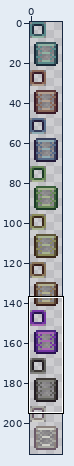
Two versions of one sprite sheet, tiles/materials/ehr_quasarglassreinforced.png. The picture above shows the old version from afar; the outline marks the close-up.
Close-up. As it was:
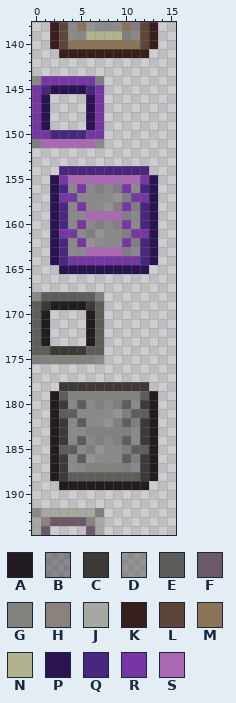
The file is 16x216 pixels. Colours within 5 levels of each other are drawn and written as one. Shown: x 0..15, y 138..194.
Palette (. is transparent): A #221c21  B #221c2164  C #3e3936  D #3e393664  E #5d5d59  F #6b5968  G #83837d  H #8c827d  J #a8a8a2  K #391f1b  L #5d4638  M #8a7559  N #b3b28f  P #291350  Q #48287e  R #7637a4  S #ab68b3
Pixels before, first column x 0:
138 ..KLBMDDBDMBLK
139 ..KLDBNNNNBBLK
140 ..KLMMMMMMMMLK
141 ...KKKKKKKKKK.
142 ..............
143 ..............
144 BRRRRRRB......
145 RQPPPPQR......
146 RP....PR......
147 RP....PR......
148 RP....PR......
149 RP....PR......
150 RRQQQQRR......
151 BSSSSSSB......
152 ..............
153 ..............
154 ...QQQQQQQQQQ.
155 ..PRSSSSSSSSRP
156 ..PQBRBBBBRDQP
157 ..PRRBDBDDBRRP
158 ..PQBRBDDBRBQP
159 ..PQDBSSSSBBQP
160 ..PQBRBBBBRDQP
161 ..PRRBBDDBBRRP
162 ..PQBRDDBDRBQP
163 ..PQDBSSSSBBQP
164 ..PQRRRRRRRRQP
165 ...PPPPPPPPPP.
166 ..............
167 ..............
168 BEEEEEEB......
169 ECAAAACE......
170 EA....AE......
171 EA....AE......
172 EA....AE......
173 EA....AE......
174 EECCCCEE......
175 BGGGGGGB......
176 ..............
177 ..............
178 ...CCCCCCCCCC.
179 ..AEGGGGGGGGEA
180 ..ACBEBBBBEDCA
181 ..AEEBDBDDBEEA
182 ..ACBEBDDBEBCA
183 ..ACDBGGGGBBCA
184 ..ACBEBBBBEDCA
185 ..AEEBBDDBBEEA
186 ..ACBEDDBDEBCA
187 ..ACDBGGGGBBCA
188 ..ACEEEEEEEECA
189 ...AAAAAAAAAA.
190 ..............
191 ..............
192 BJJJJJJB......
193 JHFFFFHJ......
194 JF....FJ......
Once edited:
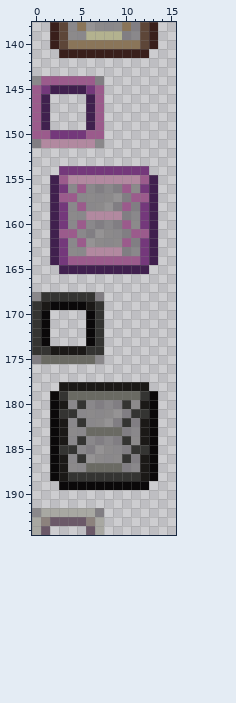
The edit:
{"colour":"A","old":"#221c21","new":"#0b090a"}
{"colour":"C","old":"#3e3936","new":"#1b1917"}
{"colour":"E","old":"#5d5d59","new":"#343432"}
{"colour":"G","old":"#83837d","new":"#6a6a63"}
{"colour":"P","old":"#291350","new":"#40204e"}
{"colour":"Q","old":"#48287e","new":"#74387b"}
{"colour":"R","old":"#7637a4","new":"#9b5b8c"}
{"colour":"S","old":"#ab68b3","new":"#b289a0"}
{"label":"changed","picture_box":[32,76,158,490]}
